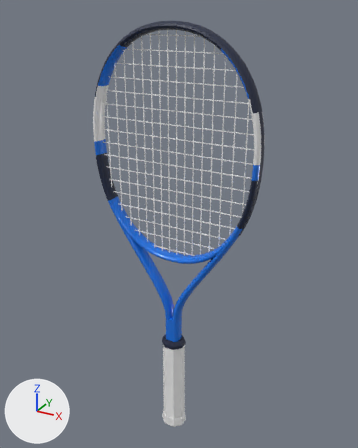
Two versions of the glTF model assets/realistic/babolat-evo-drive-lite-2021gen.glb, one commit apart.
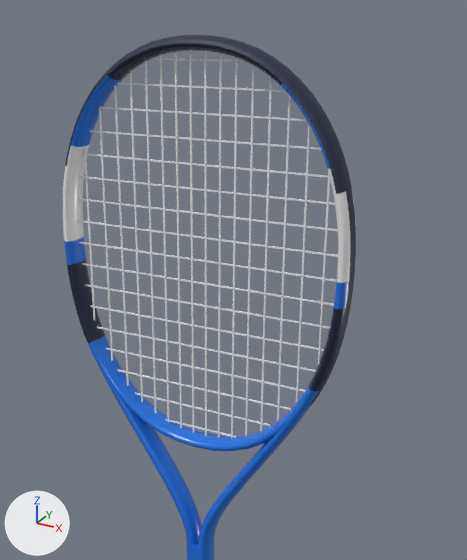
Each version is shown whole from a 50 mm lens placed at (0.345, -0.609, 0.703), pointed at (-0.002, 0.022, 0.388), then close up on the part from 16% to 92% of the width and 0% to 73% of the height. Lighting does not change. The marker at lower left points along +X, +Y and +Z. The first two pictures are the older version. Where no turn or scale is listed for an object, it has been applied to the vertices. Vertices at exactly the same position are counted once.

Objects in the first close-up: 'bumper', 'frame', 'grommets', 'strings_crosses', 'strings_mains'.
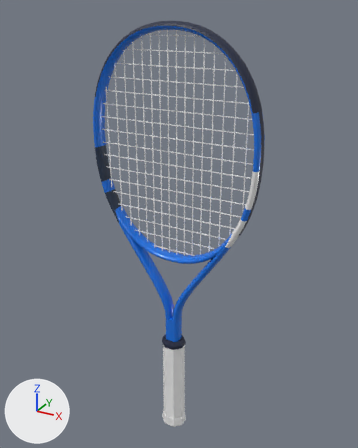
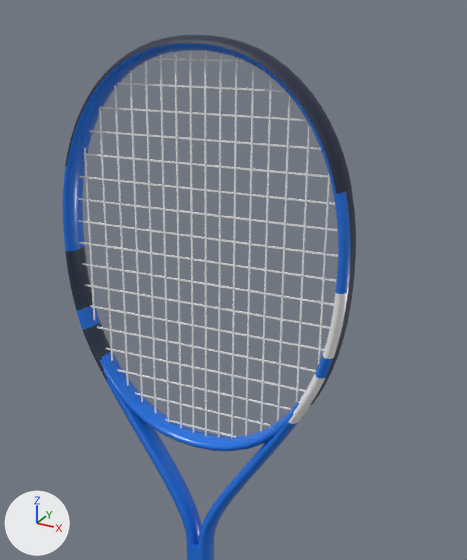
Location of each change, [x1, y1, x2, y2] in pixels of the close-ups (467 x 560 px; the box of a moved part takes in the faces that stretch with it):
part 1 of me_frame, moved or reshaped: before [63, 226, 107, 348]; after [65, 240, 120, 400]
part 2 of me_frame, moved or reshaped: before [306, 268, 350, 396]; after [274, 284, 348, 440]
part 3 of me_frame, deleted: before [70, 72, 127, 150]
part 4 of me_frame, deleted: before [277, 79, 331, 173]
part 5 of me_frame, recoloured: [63, 43, 354, 424] in both

The edits, one by one:
me_frame is used by ob_frame; location (0.0, 0.0, 0.4319).
me_frame had 1784 vertices, 3508 faces and spanned x -0.136..0.136, y -0.013..0.013, z -0.254..0.254.
me_frame now has 1752 vertices, 3444 faces and spans x -0.136..0.136, y -0.013..0.013, z -0.254..0.254.
me_frame part 1: 48 vertices removed from x -0.136..-0.107, y -0.013..0.013, z -0.016..0.081; 64 vertices added at x -0.136..-0.089, y -0.013..0.013, z -0.05..0.072.
me_frame part 2: 48 vertices removed from x 0.107..0.136, y -0.013..0.013, z -0.016..0.081; 64 vertices added at x 0.089..0.136, y -0.013..0.013, z -0.05..0.072.
me_frame part 3: 32 vertices removed from x -0.123..-0.074, y -0.013..0.013, z 0.164..0.228.
me_frame part 4: 32 vertices removed from x 0.074..0.123, y -0.013..0.013, z 0.164..0.228.
me_frame part 5: 1127 kept faces spanning x -0.136..0.136, y -0.013..0.013, z -0.05..0.254 get new vertex colours.
